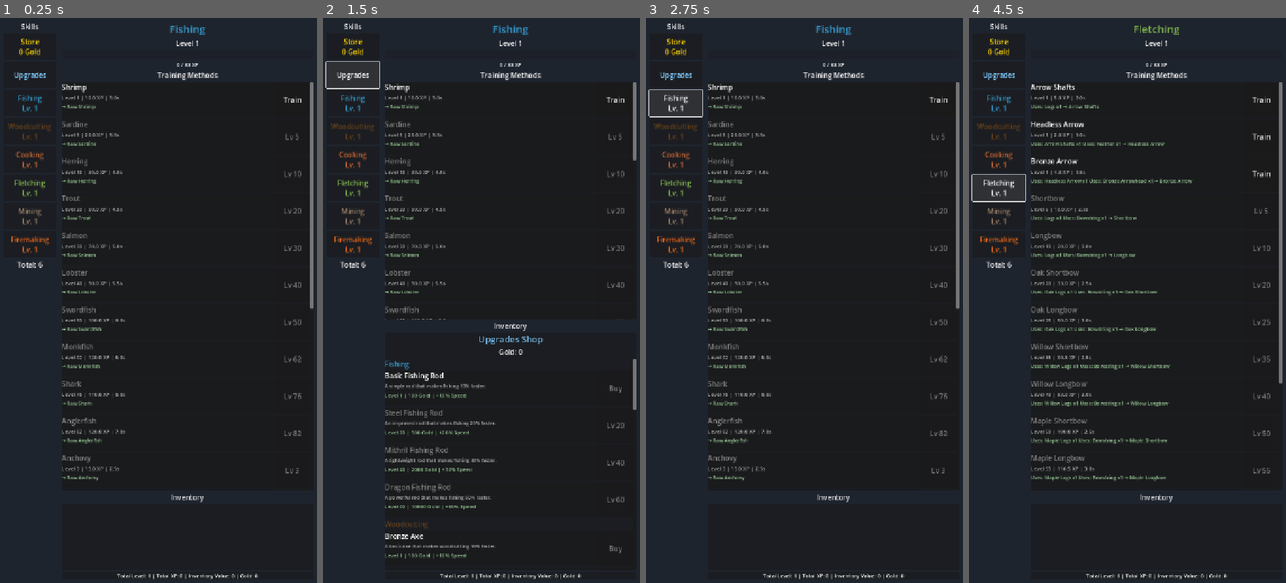
Above: before the commit, frames 1-4 (left to right).
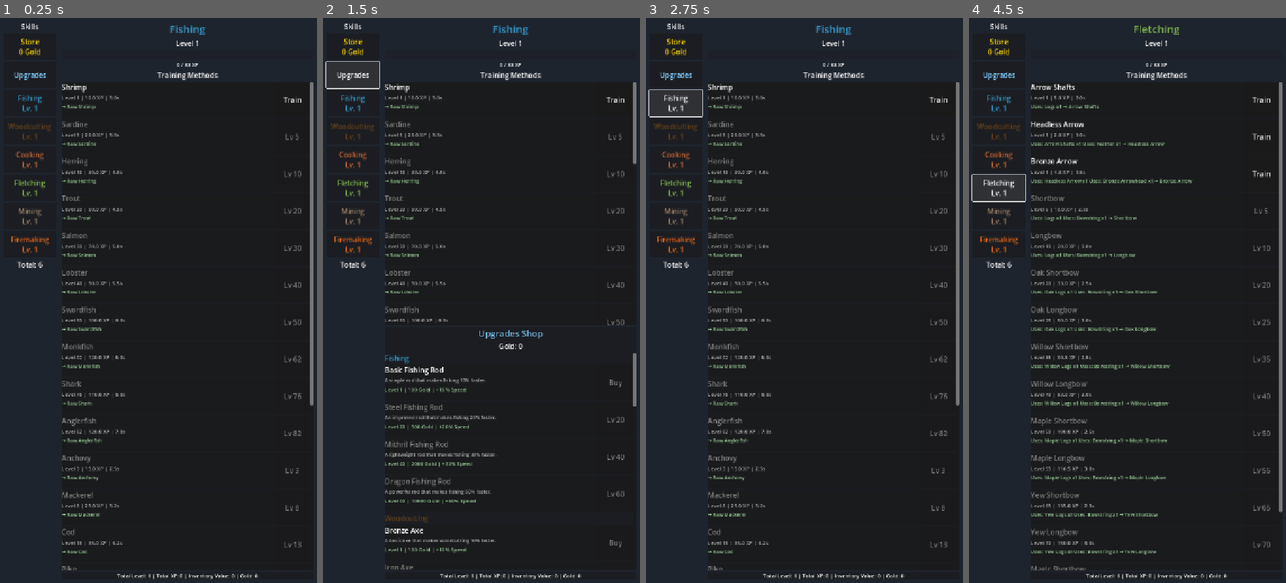
Above: after the commit, the same moments.

Repository: fahmed93/idlescapers
Game: Godot game, scene res://scenes/main.tscn
The game is run twice, just before and just after one commit, with the same random seed, the same clock (stepped at 60 frames per second) and the same inputs.
Inputs:
- Up to frame 1 (0.25 s): no input
- Up to frame 2 (1.5 s): click "Store 0 Gold" at 0.5 s; click "Upgrades" at 1.25 s
- Up to frame 3 (2.75 s): click "Fishing Lv. 1" at 2 s
- Up to frame 4 (4.5 s): click "Woodcutting Lv. 1" at 2.75 s; click "Cooking Lv. 1" at 3.5 s; click "Fletching Lv. 1" at 4.25 s

The runs differ from the first frame. In frame 1, 0.6% of the frame differs, in the area x 19-99%, y 51-98%; in frame 2, 4.5%, in the area x 19-99%, y 25-98%; in frame 3, 0.6%; in frame 4, 1.1%.

Commit message:
Hide inventory panel from skill view
Co-authored-by: fahmed93 <4407704+fahmed93@users.noreply.github.com>

Diff:
--- a/scenes/main.tscn
+++ b/scenes/main.tscn
@@ -115,12 +115,14 @@
 size_flags_vertical = 3
 
 [node name="InventoryLabel" type="Label" parent="HSplitContainer/MainContent"]
+visible = false
 layout_mode = 2
 theme_override_font_sizes/font_size = 16
 text = "Inventory"
 horizontal_alignment = 1
 
 [node name="InventoryPanel" type="PanelContainer" parent="HSplitContainer/MainContent"]
+visible = false
 custom_minimum_size = Vector2(0, 150)
 layout_mode = 2
 
--- a/scripts/main.gd
+++ b/scripts/main.gd
@@ -467,11 +467,13 @@
 		upgrades_panel.visible = false
 	if inventory_panel_view:
 		inventory_panel_view.visible = false
-	inventory_panel.visible = true
+	# Inventory panel stays hidden in skill view - use dedicated inventory screen instead
+	inventory_panel.visible = false
 
 ## Hide skill view
 func _hide_skill_view() -> void:
-	inventory_panel.visible = false
+	# Nothing to hide - inventory panel is already hidden
+	pass
 
 ## Show store view
 func _show_store_view() -> void:
